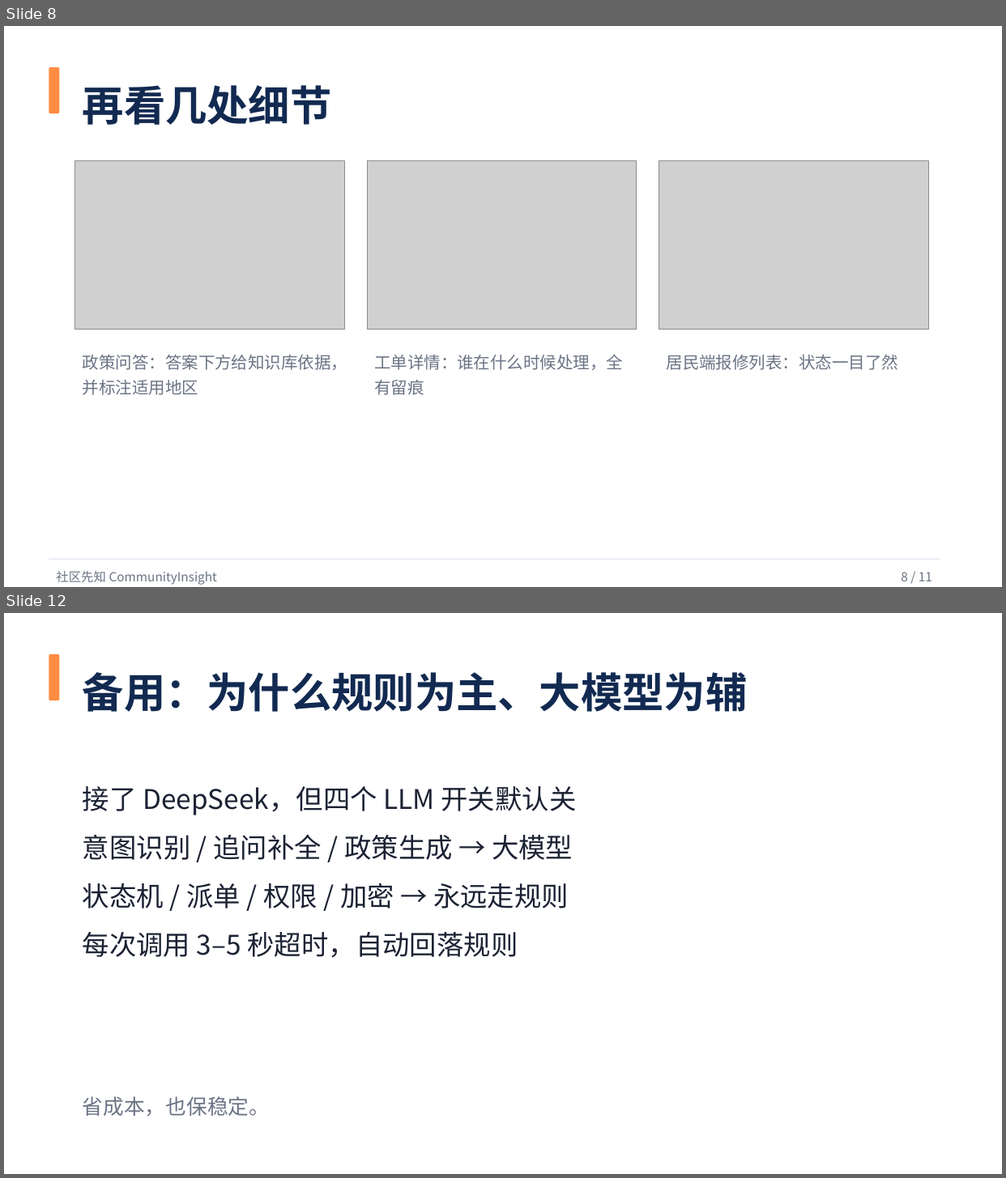
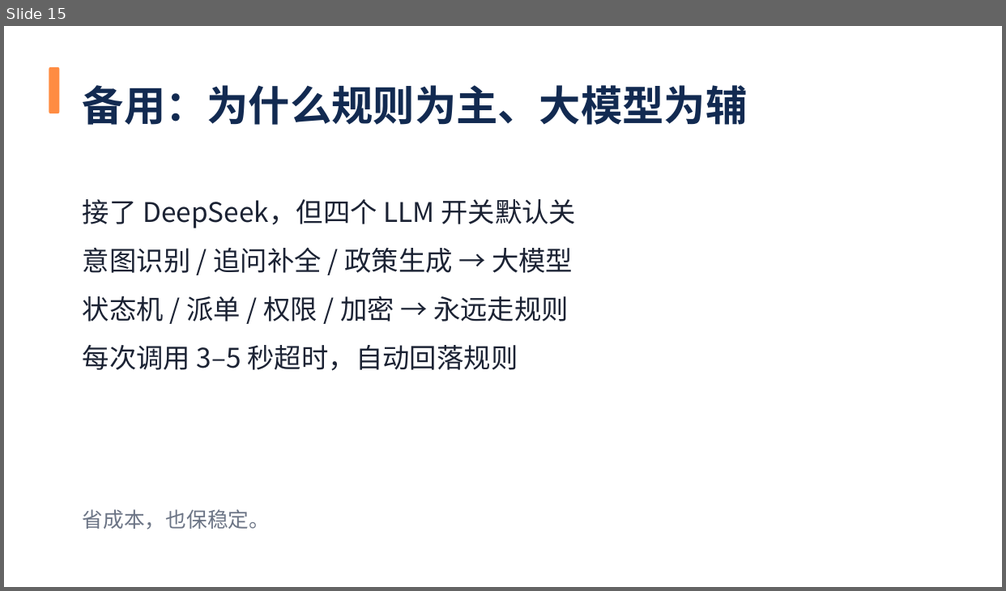
Before and after one commit to woshuofengsu/campus-insight-agent, a slide deck: docs/competition/9月22日路演-社区先知.pptx. Shown one above the other, each under a label of ours: slides 8 and 12 before the commit, slide 15 after it; the slides between them are not shown. The pictures are 1006x1178 and 1006x591 pixels, drawn with LibreOffice and Linux fonts; fonts in the diff are those of the drawing; grey boxes stand for pictures. Boxes give left, top, right and bottom in pixels: in the first picture for what was removed or moved away, otherwise in the second. Text is boxed around its words. In the diff, an @@ line names an element or a change of style, - is before the commit and + after.

```diff
--- a/docs/competition/9月22日路演-社区先知.pptx
+++ b/docs/competition/9月22日路演-社区先知.pptx
@@ slide 8 removed at box(4, 26, 1002, 587), background #FFFFFF @@
@@ rounded rectangle removed at box(49, 67, 59, 113) @@
@@ text removed at box(83, 85, 332, 125) @@
-再看几处细节
@@ picture removed at box(75, 160, 345, 329) @@
@@ picture removed at box(367, 160, 637, 329) @@
@@ picture removed at box(659, 160, 928, 329) @@
@@ text removed at box(83, 355, 347, 395) @@
-政策问答：答案下方给知识库依据，并标注适用地区
@@ text removed at box(374, 354, 623, 395) @@
-工单详情：谁在什么时候处理，全有留痕
@@ text removed at box(667, 354, 898, 370) @@
-居民端报修列表：状态一目了然
@@ rectangle removed at box(49, 559, 940, 560) @@
@@ text removed at box(56, 571, 217, 585) @@
-社区先知 CommunityInsight
@@ text removed at box(901, 572, 932, 582) @@
-8 / 11
@@ what was slide 12 is now slide 15 @@
```
Also in this commit, not shown: 7 slides changed, 6 slides added, 2 other slides removed, 25 other files.
